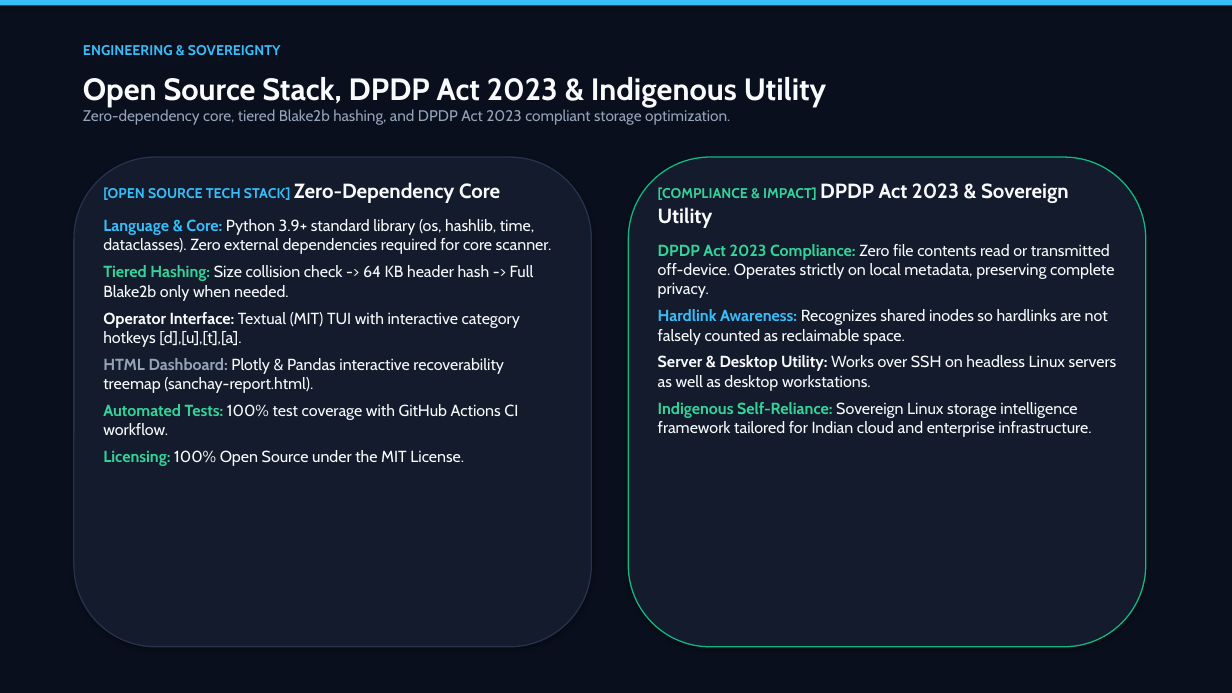
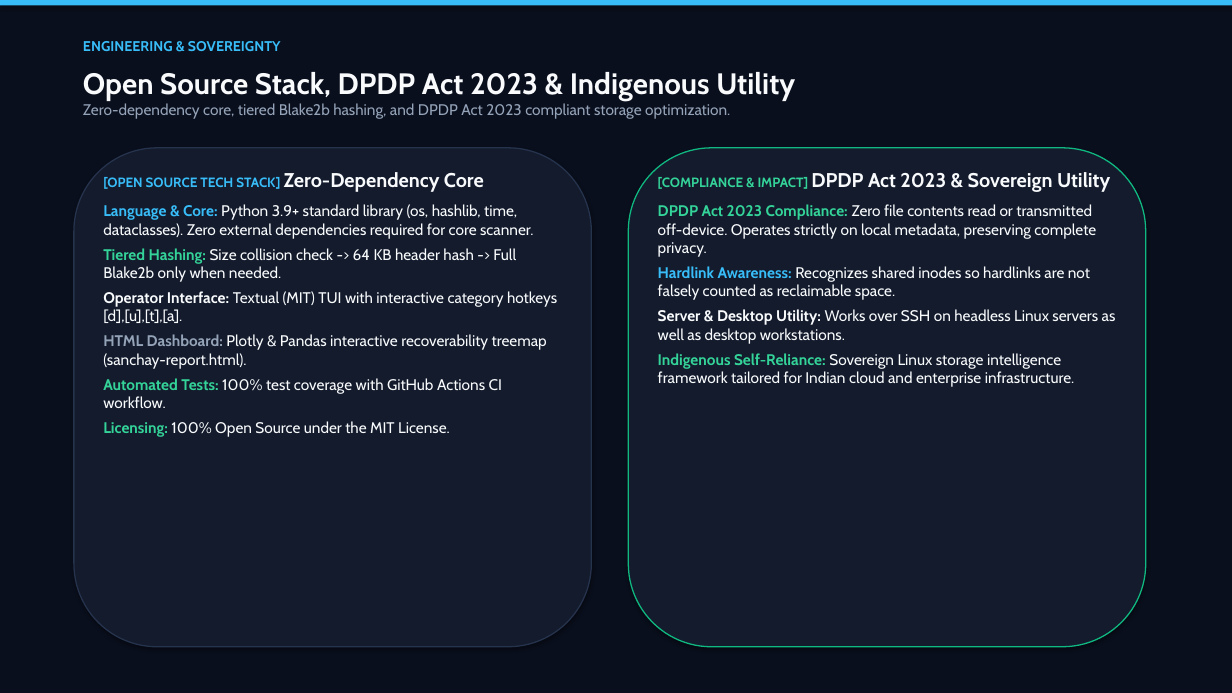
Before and after one commit to basithladdu/sanchay, a slide deck: slide 7 of docs/SANCHAY.pptx. Drawn at 1232x693 pixels with LibreOffice and Linux fonts; fonts in the diff are those of the drawing. Boxes give left, top, right and bottom in pixels: in the first picture for what was removed or moved away, otherwise in the second. Text is boxed around its words. In the diff, an @@ line names an element or a change of style, - is before the commit and + after.

```diff
--- a/docs/SANCHAY.pptx
+++ b/docs/SANCHAY.pptx
@@ text "ENGINEERING & SOVEREIGNTY": place and size @@
-text "ENGINEERING & SOVEREIGNTY" at (83, 45, 281, 55)
+text "ENGINEERING & SOVEREIGNTY" at (83, 41, 281, 51)
@@ text at (83, 72, 795, 101): size 24 to 23 pt in "Open Source Stack, DPDP Act 2023 & ..." @@
@@ rounded rectangle: place and size @@
-rounded rectangle at (74, 157, 592, 647)
+rounded rectangle at (74, 148, 592, 647)
@@ rounded rectangle: place and size @@
-rounded rectangle at (628, 157, 1146, 647)
+rounded rectangle at (628, 148, 1146, 647)
@@ text "[OPEN SOURCE TECH STACK] Zero-Dependency ...": place and size @@
-text "[OPEN SOURCE TECH STACK] Zero-Dependency ..." at (103, 182, 552, 466)
+text "[OPEN SOURCE TECH STACK] Zero-Dependency ..." at (103, 172, 557, 437)
@@ text "[OPEN SOURCE TECH STACK] Zero-Dependency ..." at (103, 172, 557, 437): size 11 to 10.5 pt in "[OPEN SOURCE TECH STACK]"; size 16 to 15.5 pt in "Zero-Dependency Core"; size 12.5 to 12 pt; less space between paragraphs @@
@@ text "[COMPLIANCE & IMPACT] DPDP Act ...": place and size @@
-text "[COMPLIANCE & IMPACT] DPDP Act ..." at (658, 183, 1117, 437)
+text "[COMPLIANCE & IMPACT] DPDP Act ..." at (658, 172, 1116, 387)
@@ text "[COMPLIANCE & IMPACT] DPDP Act ..." at (658, 172, 1116, 387): size 11 to 10.5 pt in "[COMPLIANCE & IMPACT]"; size 16 to 15.5 pt in "DPDP Act 2023 & Sovereign Utility"; size 12.5 to 12 pt in "DPDP Act 2023 Compliance: Zero file contents ...", "Hardlink Awareness: Recognizes shared inodes so hardlinks ...", "Server & Desktop Utility: Works over SSH ...", "Indigenous Self-Reliance: Sovereign Linux storage intelligen ..."; less space between paragraphs @@
```
Also in this commit, not shown: 6 other slides changed.
